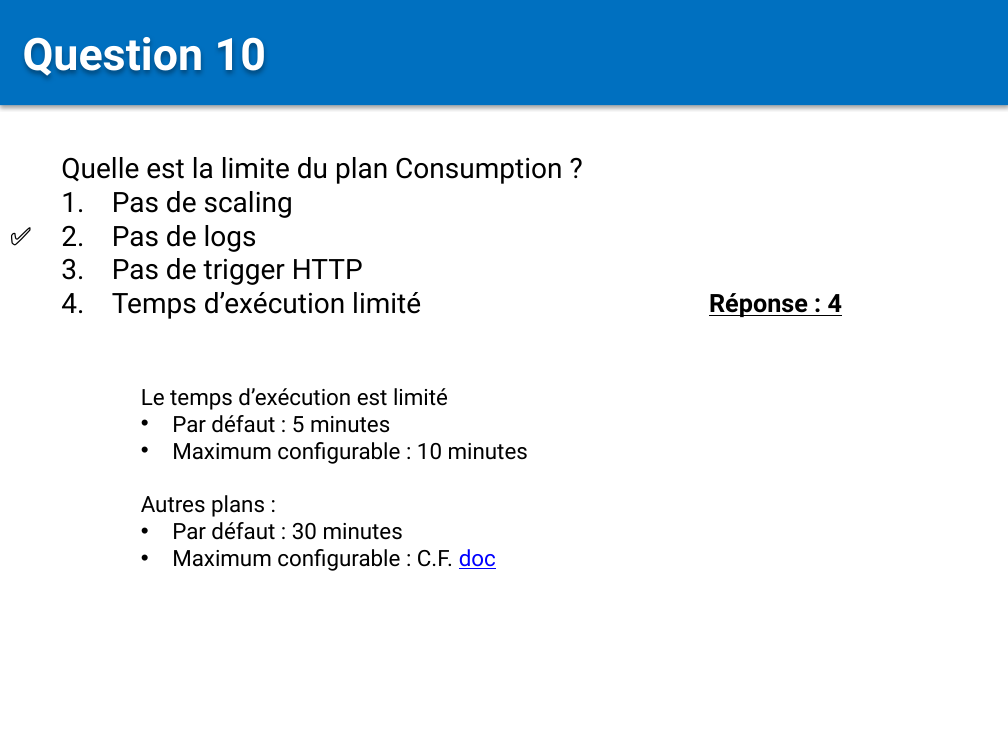
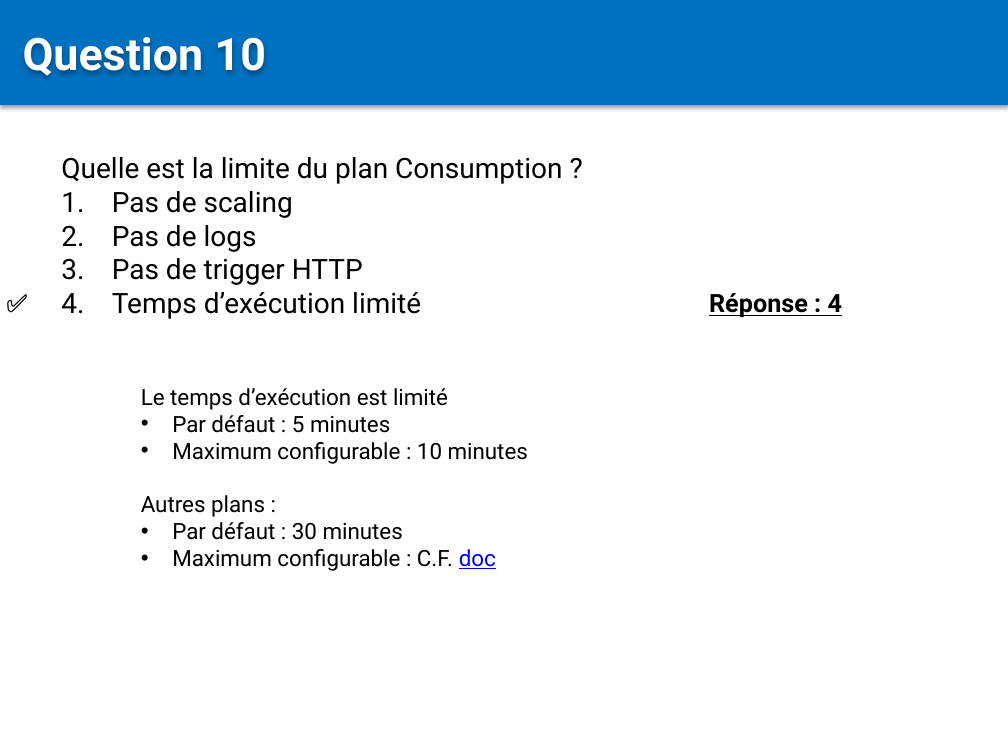
Before and after one commit to Sybaris-Classroom/az-204, a slide deck: slide 106 of Quiz/Quiz.pptx. Drawn at 1008x756 pixels with LibreOffice and Linux fonts; fonts in the diff are those of the drawing. Boxes give left, top, right and bottom in pixels: in the first picture for what was removed or moved away, otherwise in the second. Text is boxed around its words. In the diff, an @@ line names an element or a change of style, - is before the commit and + after.

```diff
--- a/Quiz/Quiz.pptx
+++ b/Quiz/Quiz.pptx
@@ text "✅" rewrapped from (0, 216, 61, 256) to (0, 283, 57, 324) @@
```
Also in this commit, not shown: 1 other slide changed.
